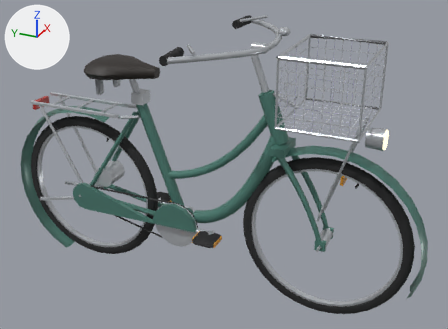
Renders of the glTF model assets/models/env/bike_ride.glb from each side of a commit.
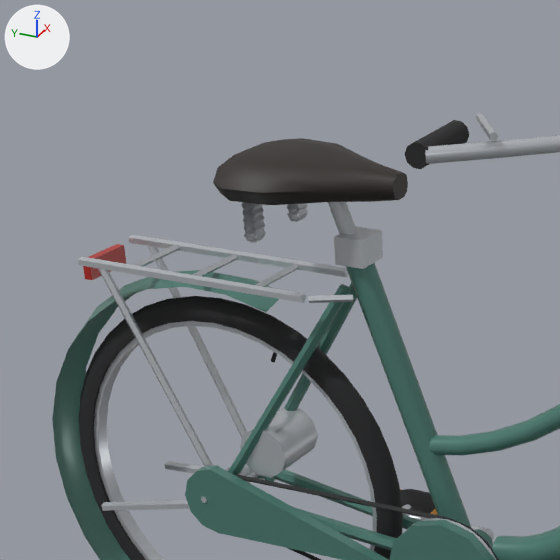
Old and new are each drawn whole from a 50 mm lens placed at (-2.014, -1.048, 1.573), pointed at (0.043, -0.122, 0.544) and again close up on the part from 0% to 49% of the width and 0% to 67% of the height. The lights are fixed; the arrows at upper left show +X, +Y and +Z. The first two pictures are the older version. Where no turn or scale is listed for an object, it has been applied to the vertices. Vertices at exactly the same position are counted once.

Names of what the first close-up shows: 'fork', 'frame', 'pedal_l', 'wheel_r' and 1 more.
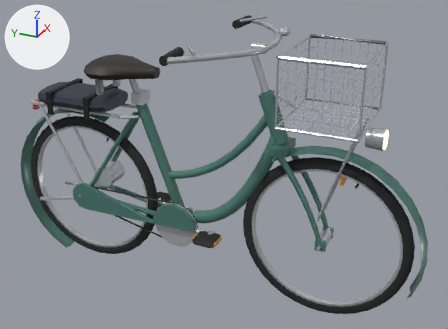
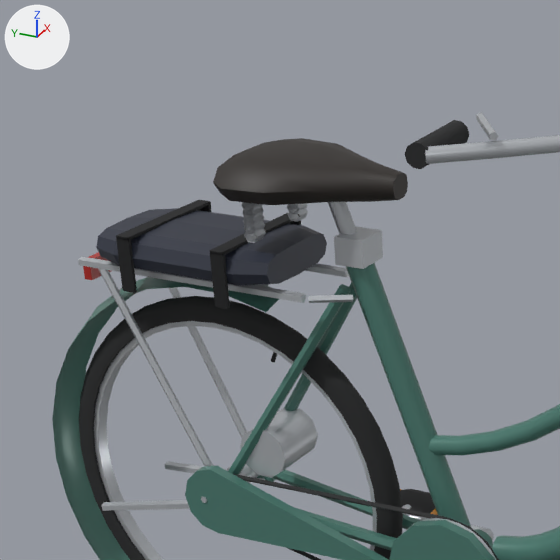
The change, as JSON lines over the scene's bpy script:
```json
{"op": "add", "block": "mat_ride_cushion", "code": ["mat_ride_cushion = principled_material('ride_cushion')", "mat_ride_cushion.base_color = (0.0252, 0.0307, 0.0513)  # dark blue #2c3140"]}
{"op": "add", "block": "mat_ride_strap", "code": ["mat_ride_strap = principled_material('ride_strap')", "mat_ride_strap.base_color = (0.0075, 0.00802, 0.00913)  # black #151618", "mat_ride_strap.roughness = 0.8"]}
{"block": "me_frame", "where": "# used by ob_frame; location = (0.0, 0.0, 0.0)"}
{"op": "remove", "block": "me_frame", "code": "me_frame.from_pydata(...)  # 809 vertices, 1340 faces; spans x -0.122..0.122, y -0.401..0.879, z -0.01..0.935"}
{"op": "add", "block": "me_frame", "code": "me_frame.from_pydata(...)  # 905 vertices, 1504 faces; spans x -0.122..0.122, y -0.401..0.879, z -0.01..0.935"}
{"block": "me_frame", "change": "me_frame part 1: a new loose piece, a box spanning x -0.109..0.109, y 0.578..0.602, z 0.788..0.793, in mat_ride_strap (black #151618)"}
{"block": "me_frame", "change": "me_frame part 2: a new loose piece, a box spanning x -0.109..-0.103, y 0.578..0.602, z 0.7..0.79, in mat_ride_strap (black #151618)"}
{"block": "me_frame", "change": "me_frame part 3: a new loose piece, a box spanning x 0.103..0.109, y 0.578..0.602, z 0.7..0.79, in mat_ride_strap (black #151618)"}
{"block": "me_frame", "change": "me_frame part 4: a new loose piece, a box spanning x -0.109..0.109, y 0.398..0.422, z 0.788..0.793, in mat_ride_strap (black #151618)"}
{"block": "me_frame", "change": "me_frame part 5: a new loose piece, a box spanning x -0.109..-0.103, y 0.398..0.422, z 0.7..0.79, in mat_ride_strap (black #151618)"}
{"block": "me_frame", "change": "me_frame part 6: a new loose piece of 48 vertices spanning x -0.105..0.105, y 0.335..0.665, z 0.726..0.79, in mat_ride_cushion (dark blue #2c3140)"}
{"block": "me_frame", "change": "other edits to the shape of me_frame do not show in these pictures"}
{"op": "add", "block": "me_frame", "code": "me_frame.materials.append(mat_ride_cushion)  # dark blue #2c3140"}
{"op": "add", "block": "me_frame", "code": "me_frame.materials.append(mat_ride_strap)  # black #151618"}
```

Pixel boxes [x1, y1, x2, y2] of what changed, in the close-ups (560 x 560 px):
```json
{"part": 1, "of": "me_frame", "change": "added", "after": [116, 200, 211, 241], "on screen": "black"}
{"part": 2, "of": "me_frame", "change": "added", "after": [116, 238, 137, 293], "on screen": "black"}
{"part": 3, "of": "me_frame", "change": "added", "after": [198, 204, 211, 212], "on screen": "mostly hidden"}
{"part": 4, "of": "me_frame", "change": "added", "after": [209, 213, 300, 256], "on screen": "black"}
{"part": 5, "of": "me_frame", "change": "added", "after": [210, 253, 230, 309], "on screen": "black"}
{"part": 6, "of": "me_frame", "change": "added", "after": [96, 208, 327, 285]}
```
